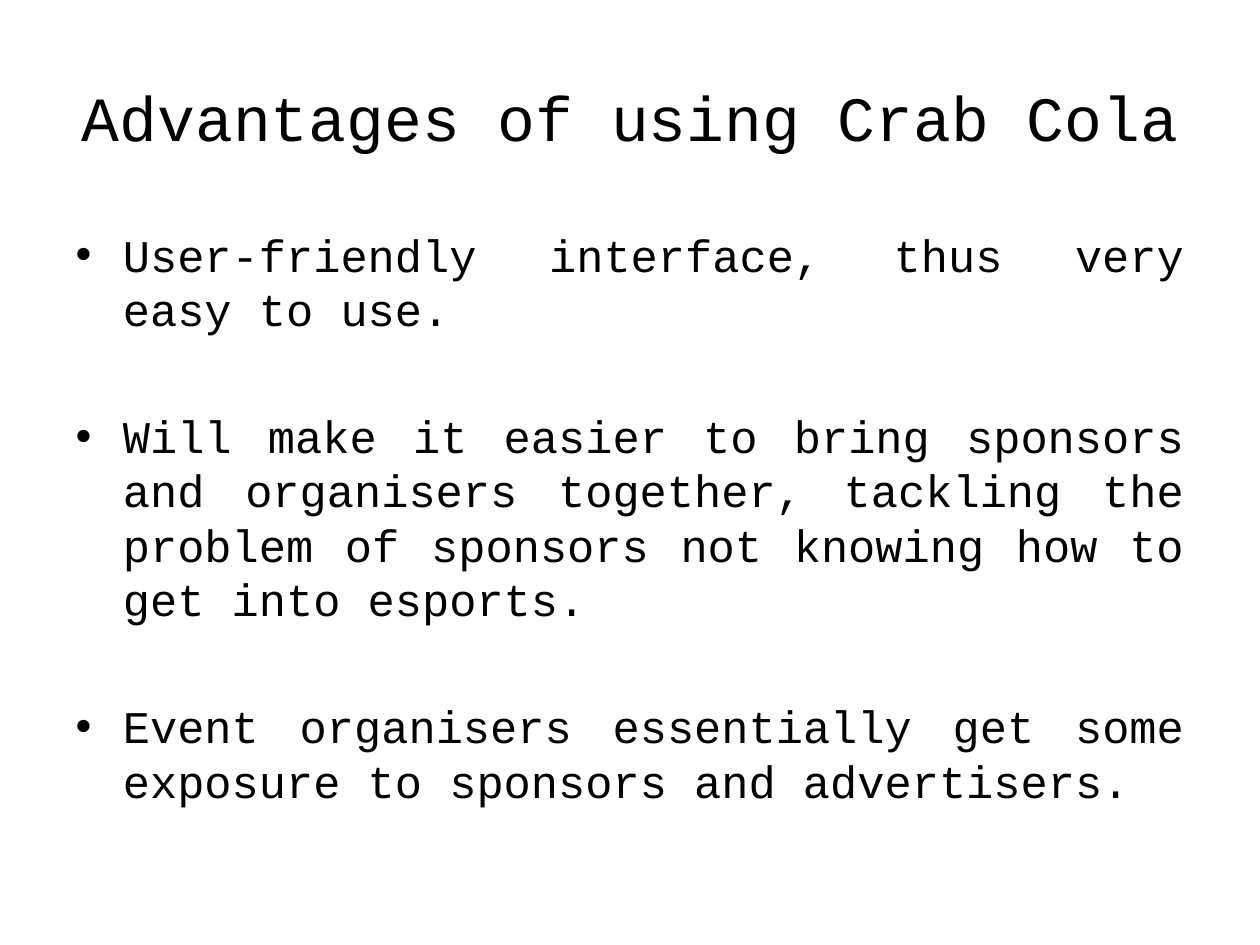
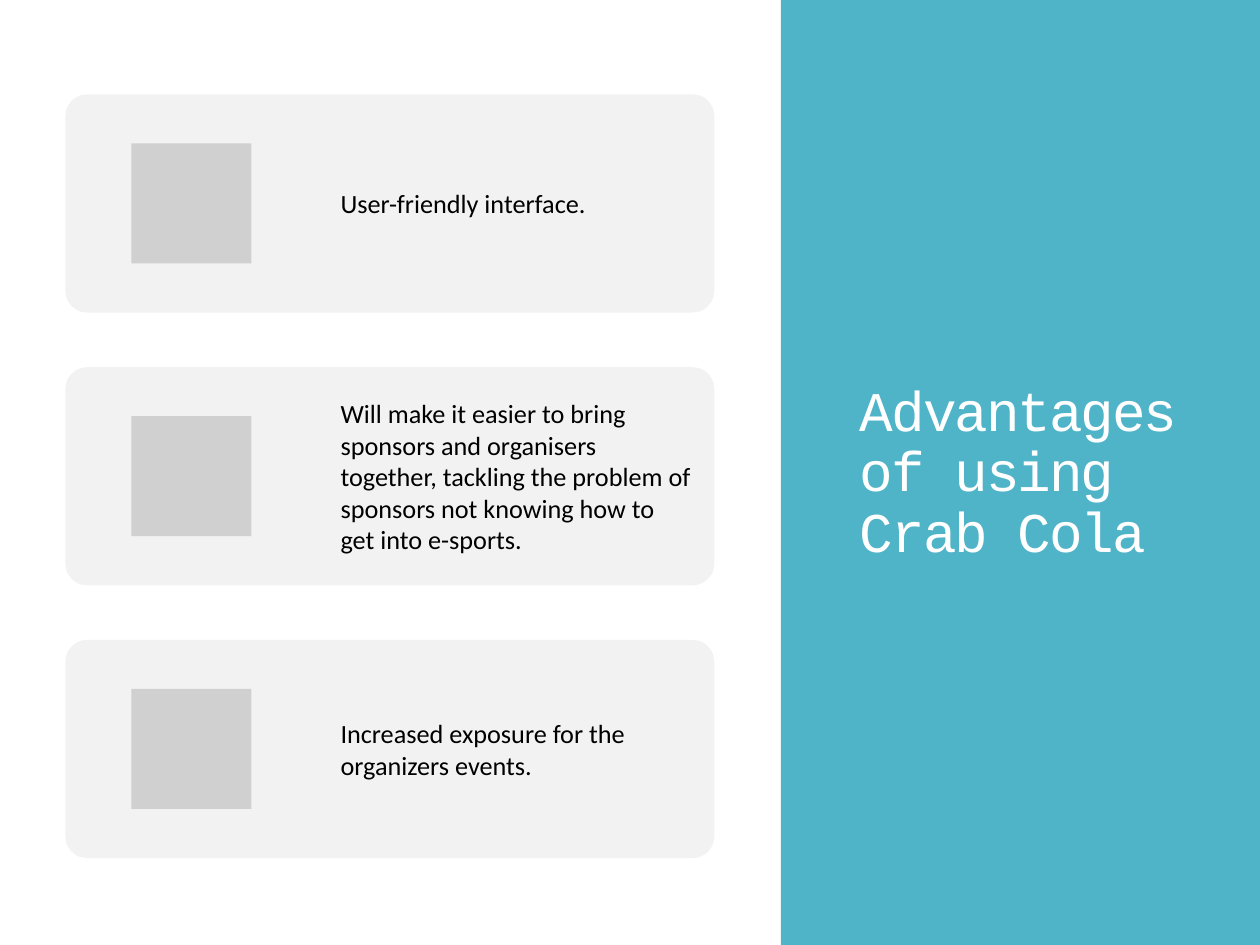
Before and after one commit to enricozammitlon/EsportsHack2019, a slide deck: slide 3 of Presentation.pptx. Drawn at 1260x945 pixels with LibreOffice and Linux fonts; fonts in the diff are those of the drawing; grey boxes stand for pictures; background and template pictures are left out. Boxes give left, top, right and bottom in pixels: in the first picture for what was removed or moved away, otherwise in the second. Text is boxed around its words. In the diff, an @@ line names an element or a change of style, - is before the commit and + after.

```diff
--- a/Presentation.pptx
+++ b/Presentation.pptx
@@ rectangle added at box(781, 0, 1260, 945), fill #50B4C8 @@
@@ title "Advantages of using Crab Cola": place and size @@
-title "Advantages of using Crab Cola" at box(82, 96, 1178, 154)
+title "Advantages of using Crab Cola" at box(860, 390, 1177, 553)
@@ title "Advantages of using Crab Cola" at box(860, 390, 1177, 553): size 36 to 32 pt, text colour #000000 to #FFFFFF, letter spacing 0 to -1.2 pt; alignment centre to left; line spacing 1 to 0.9 @@
@@ text removed at box(123, 239, 1184, 808) @@
-• User-friendly interface, thus very easy to use.
-• Will make it easier to bring sponsors and organisers together, tackling the problem of sponsors not knowing how to get into esports.
-• Event organisers essentially get some exposure to sponsors and advertisers.
@@ group added at box(66, 94, 714, 858): 3 rounded rectangles, 3 pictures, 3 texts @@
+User-friendly interface.
+Will make it easier to bring sponsors and organisers together, tackling the problem of sponsors not knowing how to get into e-sports.
+Increased exposure for the organizers events.
```
Also in this commit, not shown: 6 other slides changed, 1 slide removed.
